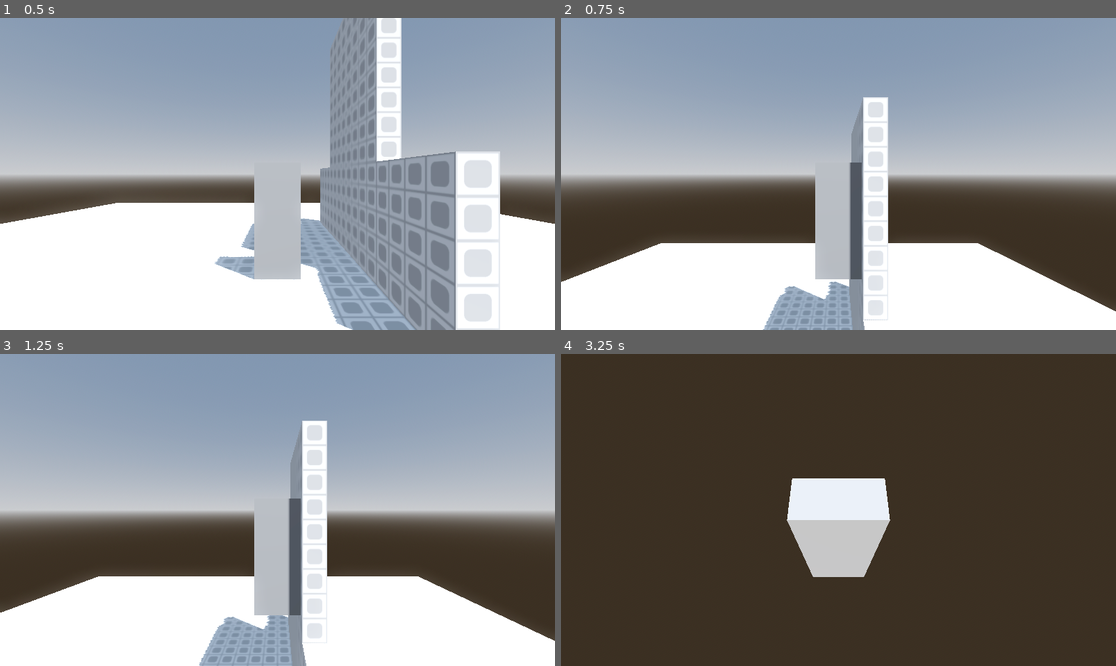
Above: before the commit, frames 1-4 (two rows, left to right).
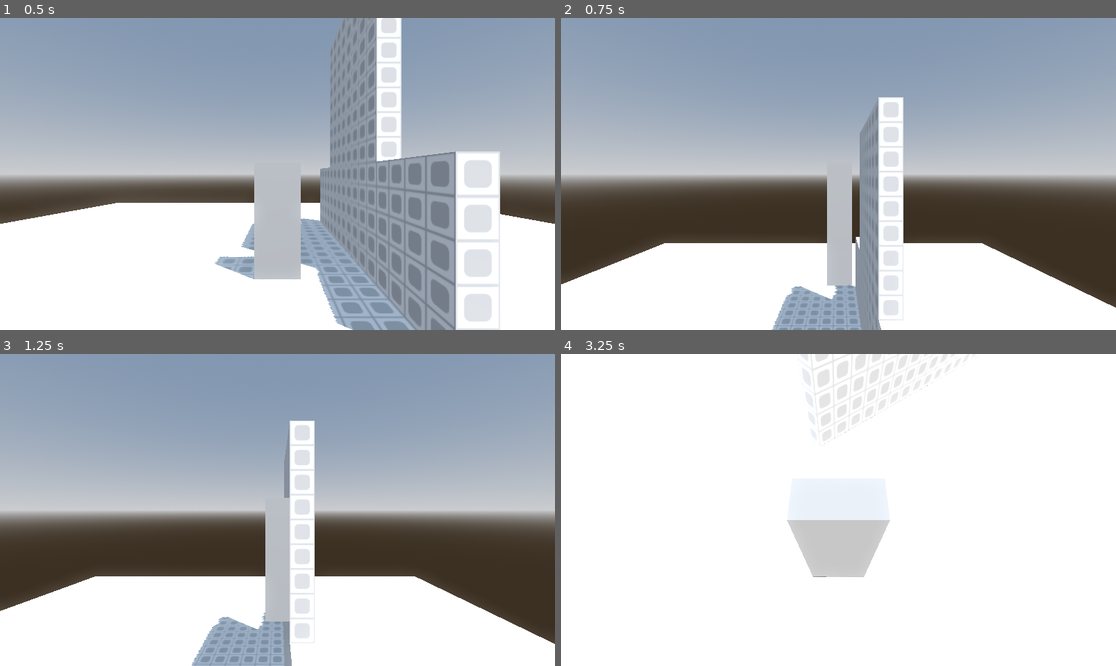
Above: after the commit, the same moments.

Repository: Natelytle/jomolith
Game: Godot game, scene res://Scenes/main.tscn
The game is run twice, just before and just after one commit, with the same random seed, the same clock (stepped at 60 frames per second) and the same inputs.
Inputs (mouse positions are in pixels of both pictures, inside the frame that each line leads up to):
- Up to frame 1 (0.5 s): no input
- Up to frame 2 (0.75 s): move the mouse to (960, 158) at 0.52 s; hold D (right) from 0.53 s (still down); hold Space (jump) from 0.53 s (still down)
- Up to frame 3 (1.25 s): keep holding D (right); keep holding Space (jump)
- Up to frame 4 (3.25 s): move the mouse to (727, 525) at 1.27 s; release D (right) at 1.28 s; release Space (jump) at 1.28 s; hold S (backward) 1.28-2.03 s; right-click (727, 525) at 1.35 s; tap Space (jump) at 1.52, 1.55, 1.82, 3.02, 3.05 s; move the mouse to (894, 441) at 2.02 s; hold D (right) 2.03-2.78 s; hold Space (jump) 2.03-2.78 s; tap Shift (shift_lock) at 2.1 s; move the mouse to (832, 516) at 2.77 s; hold W (forward) from 2.78 s (still down); tap Mouse wheel up (zoom_in) at 2.85 s

Frame 1 is identical in both runs. In frame 2, 7.1% of the frame differs, in the area x 0-100%, y 25-100%; in frame 3, 5.8%; in frame 4, 95%, in the area x 0-100%, y 0-100%.

Commit message:
Add coyote time and player rotation

Diff:
--- a/Scripts/player.gd
+++ b/Scripts/player.gd
@@ -3,12 +3,15 @@
 @onready var hitbox: CollisionShape3D = $Hitbox
 
 # movement
-const MAX_SPEED = 125.0
+const MAX_SPEED = 16
 const GROUND_ACCELERATION = 50
 const AIR_ACCELERATION = 15
 const JUMP_VELOCITY = 50
+const COYOTE_TIME = 0.2
+
 var currentSpeed = 0
 var currentMovementVector = Vector3.ZERO
+var timeSinceLastOnFloor = 0
 
 # mouse
 var mouse_locked = false
@@ -34,20 +37,24 @@
 	else:
 		Input.set_mouse_mode(Input.MOUSE_MODE_VISIBLE)
 
-
 func _process(_delta: float) -> void:
+	# Handle turning with and without shift-lock
 	if mouse_locked:
 		hitbox.rotation.y = camera.rotation.y
 
+
 func _physics_process(delta: float) -> void:
 	if not is_on_floor():
+		timeSinceLastOnFloor += delta
 		velocity += get_gravity() * delta
+	else:
+		timeSinceLastOnFloor = 0
 
-	if Input.is_action_pressed("jump") and is_on_floor():
+	if Input.is_action_pressed("jump") and timeSinceLastOnFloor <= COYOTE_TIME:
 		velocity.y = JUMP_VELOCITY
+		timeSinceLastOnFloor += COYOTE_TIME
 
 	# Get the input direction and handle the movement/deceleration.
-	# As good practice, you should replace UI actions with custom gameplay actions.
 	var input_dir := Input.get_vector("left", "right", "forward", "backward")
 
 	var direction = (transform.basis.rotated(Vector3.UP, camera.rotation.y) * Vector3(input_dir.x, 0, input_dir.y)).normalized()
@@ -62,4 +69,7 @@
 	velocity.x = currentMovementVector.x * MAX_SPEED
 	velocity.z = currentMovementVector.z * MAX_SPEED
 
+	if not mouse_locked and direction.length() > 0:
+		hitbox.rotation.y = lerp_angle(hitbox.rotation.y, atan2(-direction.x, -direction.z), 15 * delta)
+
 	move_and_slide()
